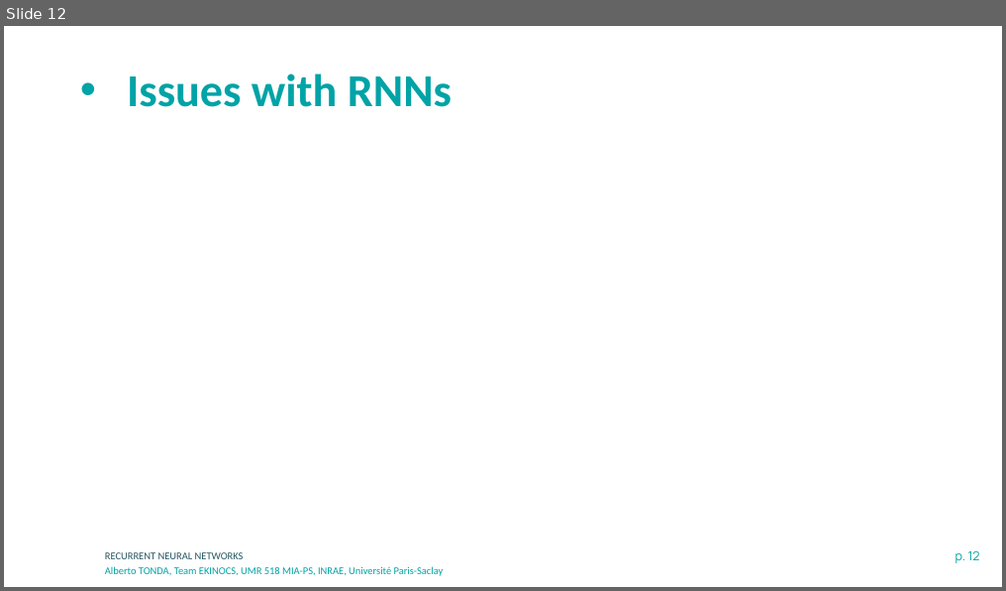
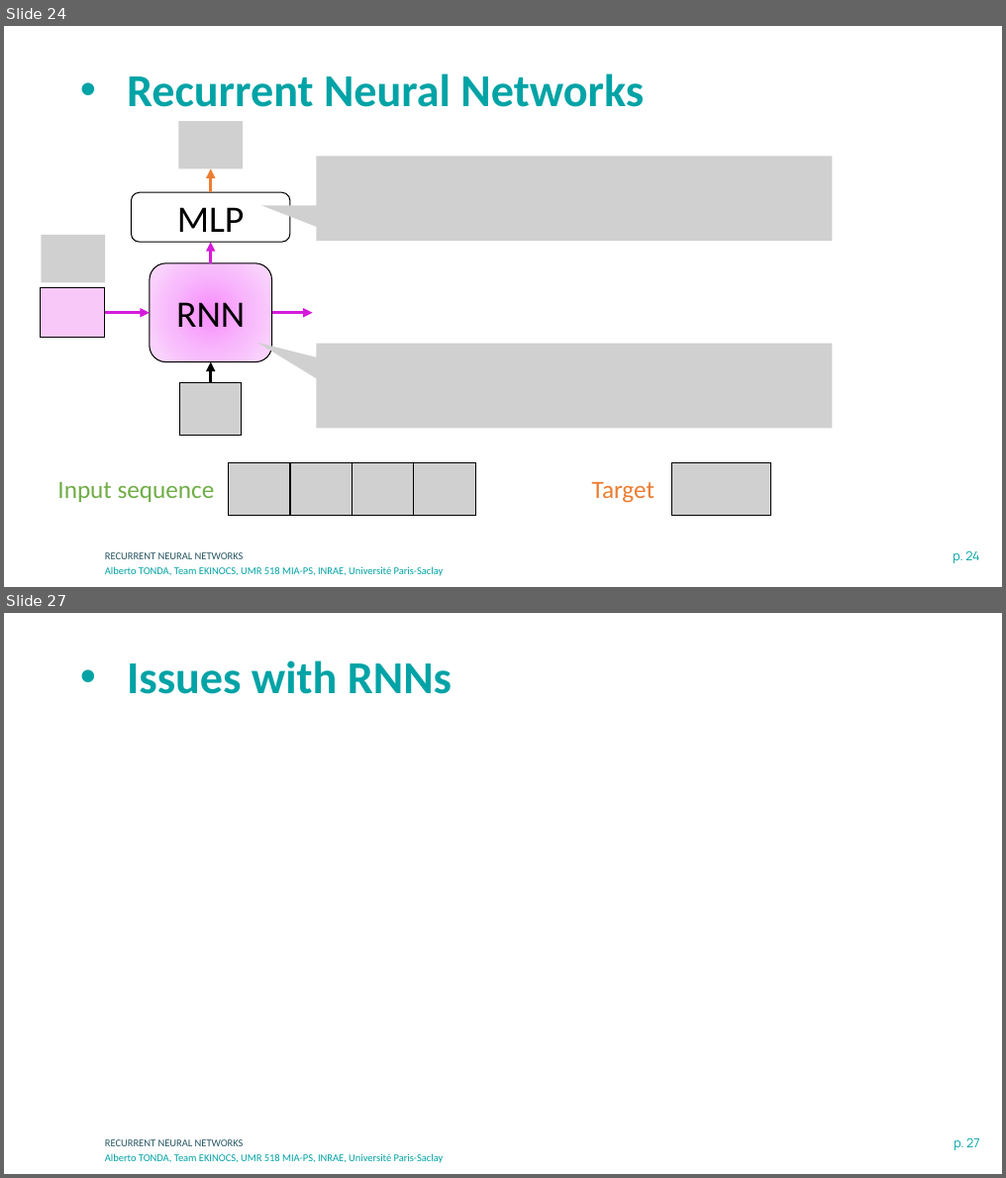
Before and after one commit to albertotonda/teaching, a slide deck: deep-learning-in-practice-with-pytorch/4-recurrent-neural-networks.pptx. Shown one above the other, each under a label of ours: slide 12 before the commit, slides 24 and 27 after it; the slides between them are not shown. The pictures are 1006x591 and 1006x1178 pixels, drawn with LibreOffice and Linux fonts; fonts in the diff are those of the drawing; grey boxes stand for pictures; background and template pictures are left out. Boxes give left, top, right and bottom in pixels: in the first picture for what was removed or moved away, otherwise in the second. Text is boxed around its words. In the diff, an @@ line names an element or a change of style, - is before the commit and + after.

```diff
--- a/deep-learning-in-practice-with-pytorch/4-recurrent-neural-networks.pptx
+++ b/deep-learning-in-practice-with-pytorch/4-recurrent-neural-networks.pptx
@@ slide 24 added at (x1=4, y1=26, x2=1002, y2=587), background #FFFFFF; not listed: 3 template elements that a slide beside it also shows @@
@@ title added at (x1=127, y1=74, x2=644, y2=107), 44 pt, text #00A3A6, bold @@
+• Recurrent Neural Networks
@@ picture added at (x1=178, y1=121, x2=243, y2=169) @@
@@ arrow added from (211, 193) to (211, 169), #ED7D31 3 pt @@
@@ picture added at (x1=316, y1=157, x2=832, y2=241) @@
@@ rounded rectangle added at (x1=132, y1=193, x2=290, y2=243), fill #FFFFFF, outline #000000 1 pt, 36 pt, text #000000 @@
+MLP
@@ picture added at (x1=41, y1=235, x2=105, y2=282) @@
@@ arrow added from (211, 264) to (211, 243), #D51ADA 3 pt @@
@@ rectangle added at (x1=41, y1=288, x2=105, y2=338), fill #F7C8F8, outline #000000 1 pt @@
@@ rounded rectangle added at (x1=150, y1=264, x2=272, y2=363), fill gradient #F88BFD to #F9B9FC to #FBDDFD, outline #000000 1 pt, 36 pt, text #000000 @@
+RNN
@@ arrow added from (104, 313) to (150, 313), #D51ADA 3 pt @@
@@ arrow added from (272, 313) to (313, 313), #D51ADA 3 pt @@
@@ picture added at (x1=316, y1=344, x2=832, y2=428) @@
@@ arrow added from (211, 383) to (211, 363), #000000 3 pt @@
@@ picture added at (x1=180, y1=383, x2=242, y2=436) @@
@@ group added at (x1=229, y1=463, x2=475, y2=516): 4 pictures @@
@@ picture added at (x1=672, y1=463, x2=771, y2=516) @@
@@ text added at (x1=57, y1=482, x2=215, y2=502), 24 pt, text #70AD47 @@
+Input sequence
@@ text added at (x1=592, y1=482, x2=654, y2=503), 24 pt, text #ED7D31 @@
+Target
@@ what was slide 12 is now slide 27 @@
@@ page number at (x1=953, y1=1138, x2=979, y2=1151): text changed @@
-p. 12
+p. 27
```
Also in this commit, not shown: 2 slides changed, 14 other slides added, 6 other files.
